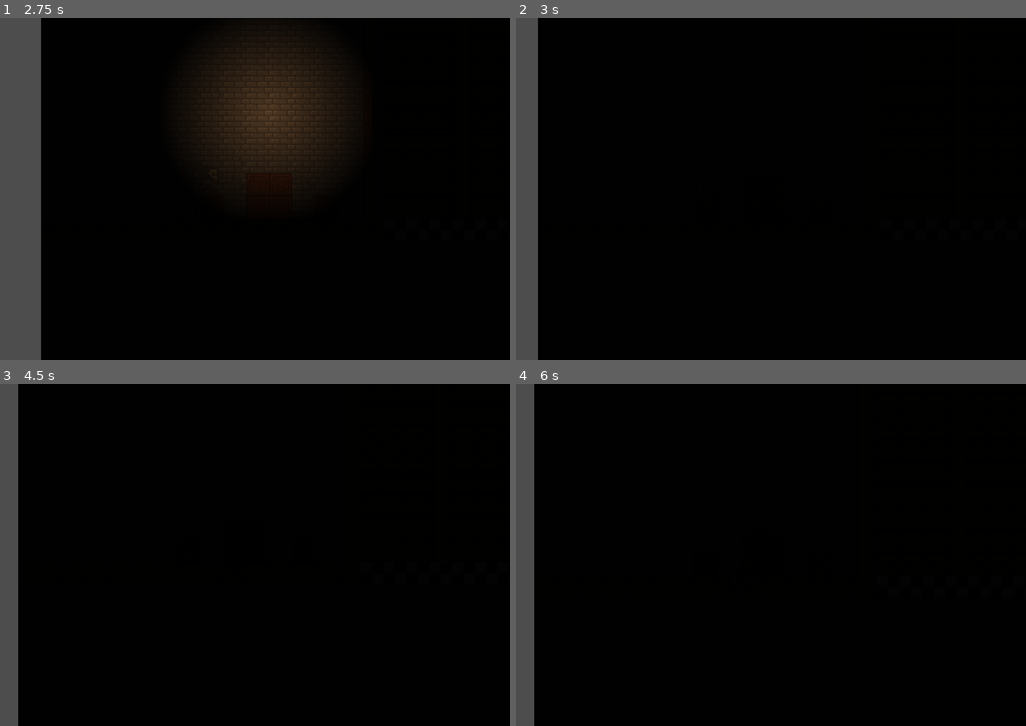
Above: before the commit, frames 1-4 (two rows, left to right).
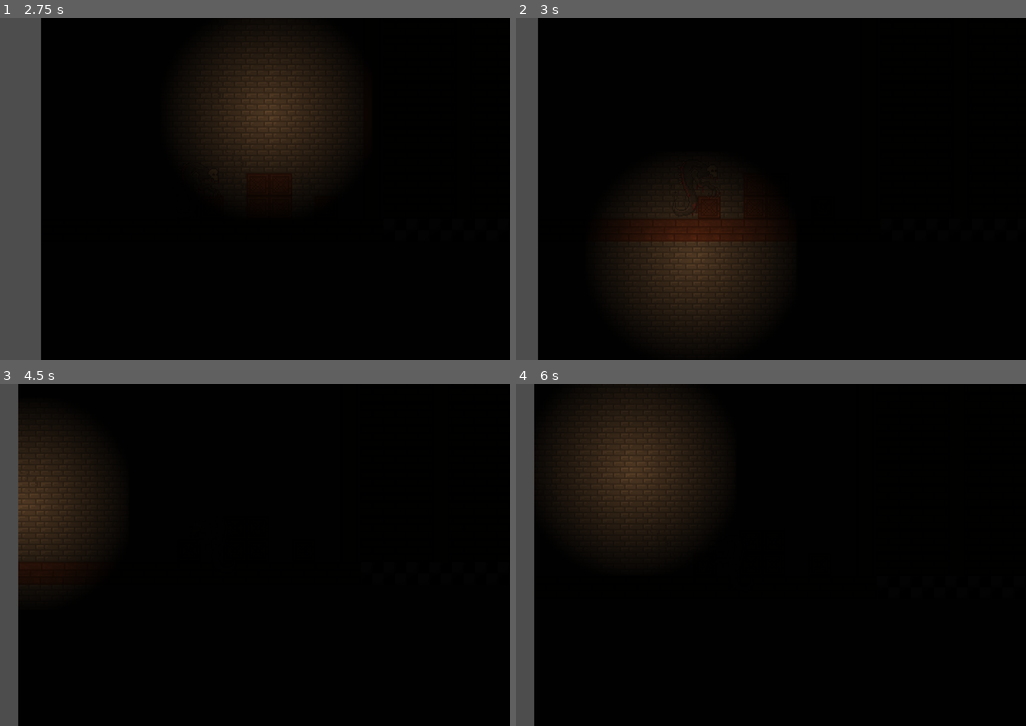
Above: after the commit, the same moments.

Repository: lestercantor/gwj-74---haunted
Game: Godot game, scene res://Level/Level.tscn
Same seed, same stepped clock (60 frames per second), same inputs: the game is played once before the commit and once after it.
Inputs (mouse positions are in pixels of both pictures, inside the frame that each line leads up to):
- Up to frame 1 (2.75 s): tap Enter at 0.5 s; move the mouse to (341, 171) at 0.52 s; press the mouse at (341, 171) at 0.53 s; hold D (move_right) 0.53-2.03 s; tap Space (jump) at 0.77, 1.52, 2 s; move the mouse to (81, 206) at 1.27 s; release the mouse at (81, 206) at 1.28 s; click (81, 206) at 1.35 s; move the mouse to (265, 113) at 2.02 s; press the mouse at (265, 113) at 2.03 s; hold A (move_left) from 2.03 s (still down)
- Up to frame 2 (3 s): tap Enter at 2.75 s; move the mouse to (689, 257) at 2.77 s; release A (move_left) at 2.78 s; release the mouse at (689, 257) at 2.78 s; hold D (move_right) from 2.78 s (still down); click (689, 257) at 2.85 s
- Up to frame 3 (4.5 s): tap Space (jump) at 3.02, 3.5, 3.77 s; move the mouse to (387, 606) at 3.52 s; press the mouse at (387, 606) at 3.53 s; move the mouse to (20, 503) at 4.27 s; release D (move_right) at 4.28 s; release the mouse at (20, 503) at 4.28 s; hold A (move_left) from 4.28 s (still down); click (20, 503) at 4.35 s
- Up to frame 4 (6 s): tap Space (jump) at 4.52, 5.75 s; tap Enter at 5 s; move the mouse to (750, 555) at 5.02 s; release A (move_left) at 5.03 s; press the mouse at (750, 555) at 5.03 s; hold D (move_right) 5.03-5.78 s; move the mouse to (628, 469) at 5.77 s; release the mouse at (628, 469) at 5.78 s; hold A (move_left) from 5.78 s (still down); click (628, 469) at 5.85 s

Frame 1 is identical in both runs. In frame 2, 9.9% of the frame differs, in the area x 18-52%, y 45-93%; in frame 3, 5.7%; in frame 4, 10%, in the area x 6-40%, y 1-49%.

Commit message:
experimenting with light source charge

Diff:
--- a/Player/Mouse_Light.gd
+++ b/Player/Mouse_Light.gd
@@ -2,6 +2,15 @@
 class_name MouseLight
 
 @export var light: PointLight2D
+
+var charge: float = 100:
+	set(value):
+		charge = clampf(value, 0, 100)
+
+var mouse_down: bool = false
+
+var deplete_timer: float = 0
+var increase_timer: float = 0
 
 func _ready() -> void:
 	light.texture_scale = 7
@@ -9,9 +18,26 @@
 
 func _process(delta: float) -> void:
 	light.global_position = get_global_mouse_position()
-	if Input.is_action_just_pressed("activate_light"):
-		light.enabled = true
+
+	modify_charge(delta)
 
 
-	elif Input.is_action_just_released("activate_light"):
-		light.enabled = false
+func _input(event: InputEvent) -> void:
+	if event.is_action_pressed("activate_light"):
+		mouse_down = true
+	elif event.is_action_released("activate_light"):
+		mouse_down = false
+
+func modify_charge(delta: float) -> void:
+	deplete_timer += delta
+
+	if mouse_down and charge > 1.8:
+		if deplete_timer > 0.1:
+			charge -= 1.8
+			deplete_timer = 0
+			light.enabled = true
+	else:
+		if deplete_timer > 0.1 and charge != 100:
+			charge += 0.7
+			deplete_timer = 0
+			light.enabled = false
